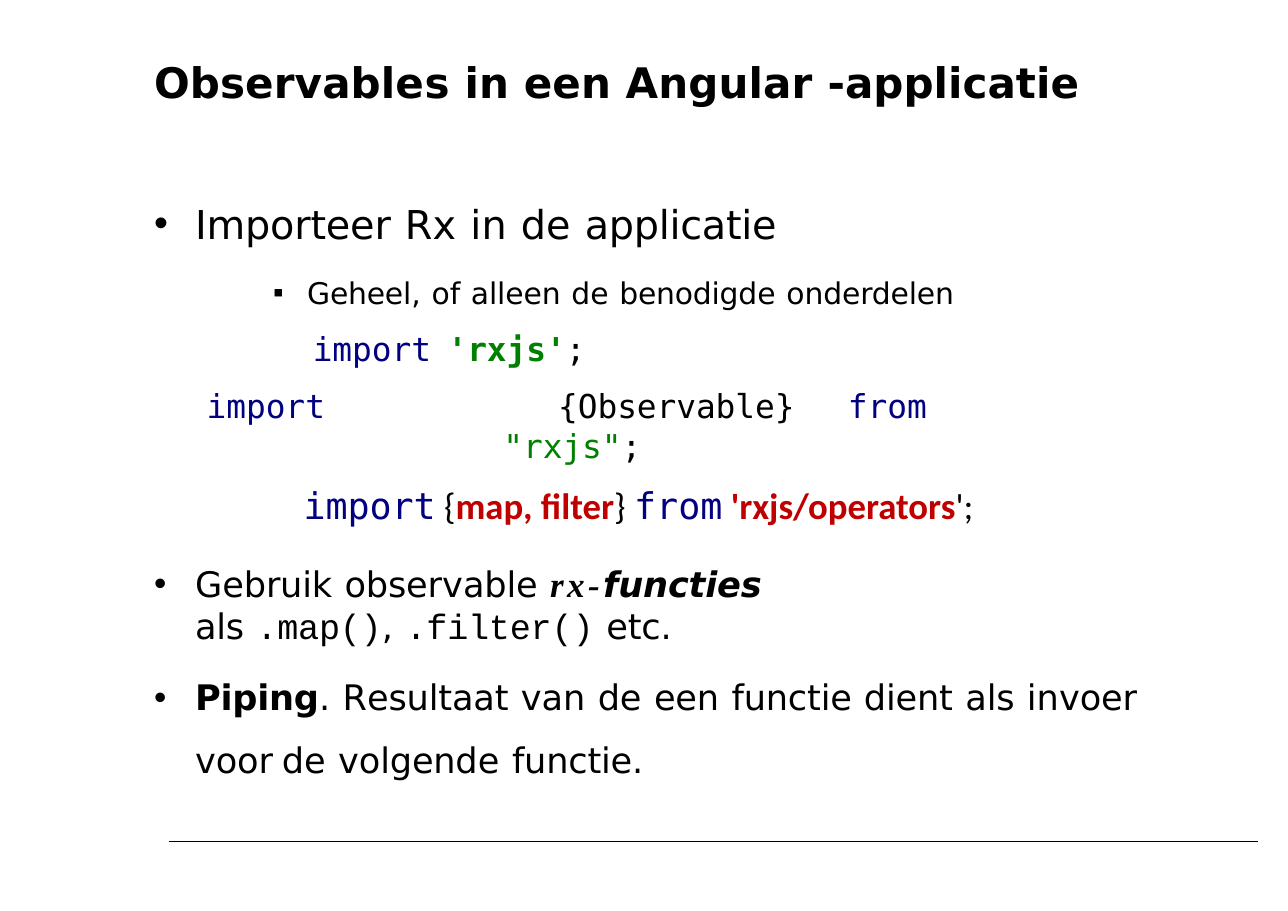
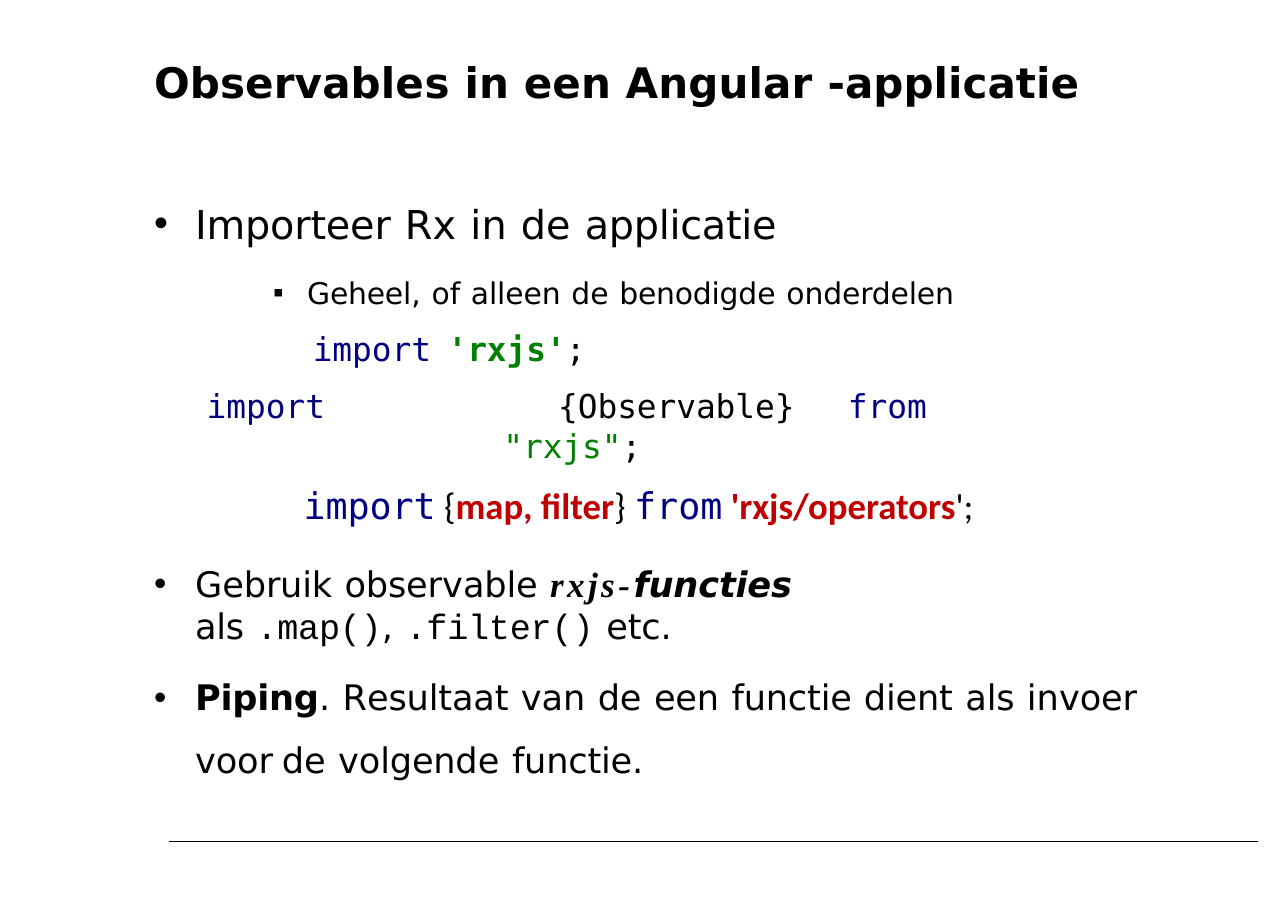
Before and after one commit to petereijgermans11/workshop-angular7, a slide deck: slide 33 of PPT/03- Angular Service.pptx (slide 35 before the commit). Drawn at 1288x911 pixels with LibreOffice and Linux fonts; fonts in the diff are those of the drawing. Boxes give left, top, right and bottom in pixels: in the first picture for what was removed or moved away, otherwise in the second. Text is boxed around its words. In the diff, an @@ line names an element or a change of style, - is before the commit and + after.

```diff
--- a/PPT/03- Angular Service.pptx
+++ b/PPT/03- Angular Service.pptx
@@ text at (195,570,793,647): text changed @@
-• Gebruik observable rx-functies als .map(), .filter() etc.
+• Gebruik observable rxjs-functies als .map(), .filter() etc.
```
Also in this commit, not shown: 6 other slides changed, 2 slides added, 6 other files.
